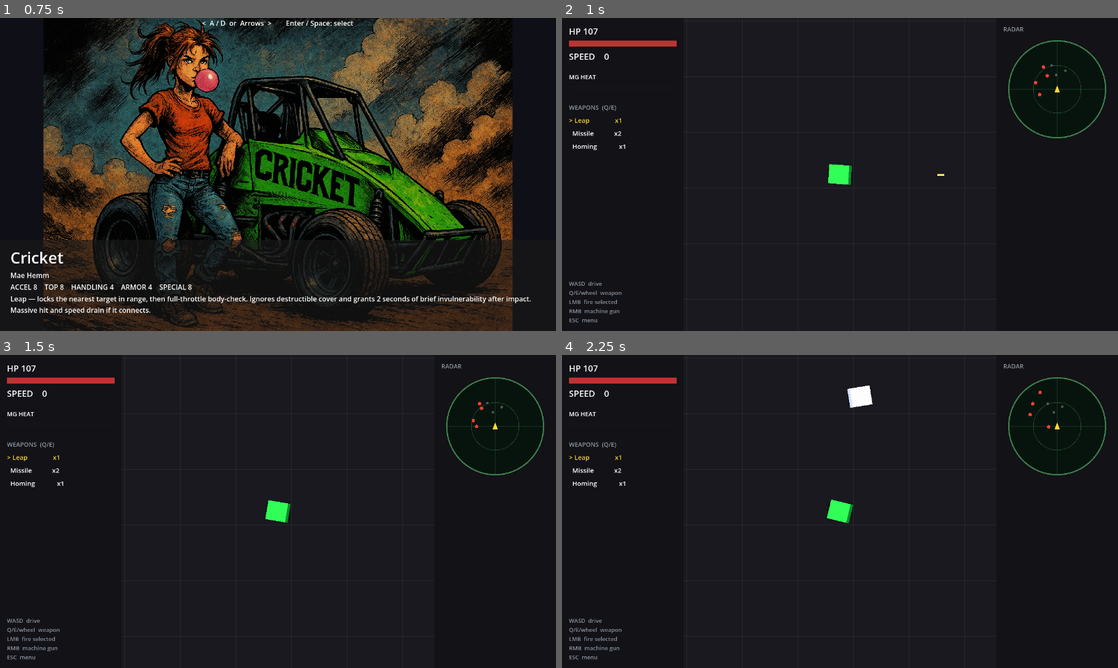
Above: before the commit, frames 1-4 (two rows, left to right).
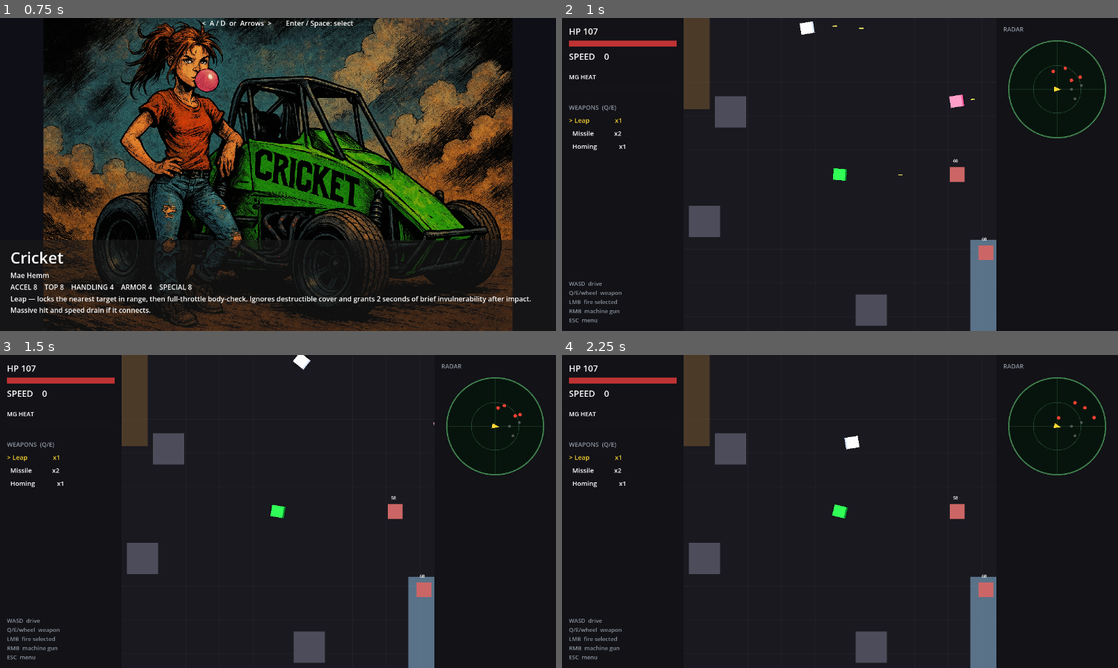
Above: after the commit, the same moments.

Repository: b3p3k0/bentchrome
Game: Godot game, scene res://ui/title.tscn
Same seed, same stepped clock (60 frames per second), same inputs: the game is played once before the commit and once after it.
Inputs (mouse positions are in pixels of both pictures, inside the frame that each line leads up to):
- Up to frame 1 (0.75 s): tap Enter (select_confirm) at 0.5 s; move the mouse to (400, 158) at 0.52 s; hold D (move_right) from 0.53 s (still down); right-click (400, 158) at 0.6 s; click (400, 158) at 0.67 s
- Up to frame 2 (1 s): keep holding D (move_right); tap Space at 0.77 s
- Up to frame 3 (1.5 s): release D (move_right) at 1.25 s; drag from (166, 527) to (278, 511) at 1.27 s
- Up to frame 4 (2.25 s): move the mouse to (895, 442) at 2.02 s; hold D (move_right) from 2.03 s (still down); hold Enter (select_confirm) from 2.03 s (still down)

Frame 1 is identical in both runs. In frame 2, 5.1% of the frame differs, in the area x 21-94%, y 0-100%; in frame 3, 5.0%; in frame 4, 5.3%, in the area x 21-96%, y 0-100%.

Commit message:
Card 1: north-up radar + camera pull-back
Radar locks north-up (blips at true relative bearing, player wedge
rotates to show heading) — the rotating view read badly top-down.
Camera zoom 0.6: the play square now shows ~1200px of world.

Co-Authored-By: Claude Fable 5 <noreply@anthropic.com>

Diff:
--- a/ui/radar.gd
+++ b/ui/radar.gd
@@ -1,7 +1,7 @@
 extends Control
-## Rotating player-up radar: the player is a fixed wedge at the center pointing
-## up; enemy blips rotate around it so "up" is always where the nose points.
-## Scaled to fit the whole arena (RANGE px of world per radius).
+## North-up radar: world axes are fixed (up = north = world -y); the player is
+## a center wedge rotated to show heading, enemy blips plot at their true
+## relative bearing. Scaled to fit the whole arena (RANGE px of world per radius).
 
 const RANGE := 1500.0
 const RADIUS := 110.0
@@ -26,16 +26,18 @@
 	var player := get_tree().get_first_node_in_group(&"player") as Node2D
 	if player == null or not is_instance_valid(player):
 		return
-	var spin: float = -player.heading - PI / 2  # world -> radar: nose maps to up
 
 	for e in get_tree().get_nodes_in_group(&"enemies"):
-		_blip(center, (e.global_position - player.global_position).rotated(spin), 4.0, ENEMY_COLOR)
+		_blip(center, e.global_position - player.global_position, 4.0, ENEMY_COLOR)
 	for d in get_tree().get_nodes_in_group(&"dummies"):
-		_blip(center, (d.global_position - player.global_position).rotated(spin), 3.0, DUMMY_COLOR)
+		_blip(center, d.global_position - player.global_position, 3.0, DUMMY_COLOR)
 
-	# The player: a fixed wedge pointing up.
+	# The player: a center wedge rotated to the car's heading (heading 0 = east).
+	var spin: float = player.heading + PI / 2
 	draw_colored_polygon(PackedVector2Array([
-		center + Vector2(0, -9), center + Vector2(6, 7), center + Vector2(-6, 7),
+		center + Vector2(0, -9).rotated(spin),
+		center + Vector2(6, 7).rotated(spin),
+		center + Vector2(-6, 7).rotated(spin),
 	]), PLAYER_COLOR)
 
 func _blip(center: Vector2, rel: Vector2, r: float, color: Color) -> void:
--- a/vehicles/vehicle.tscn
+++ b/vehicles/vehicle.tscn
@@ -67,6 +67,7 @@
 max_hp = 100.0
 
 [node name="Camera2D" type="Camera2D" parent="."]
+zoom = Vector2(0.6, 0.6)
 position_smoothing_enabled = true
 
 [node name="SecondaryMount" type="Node" parent="."]
